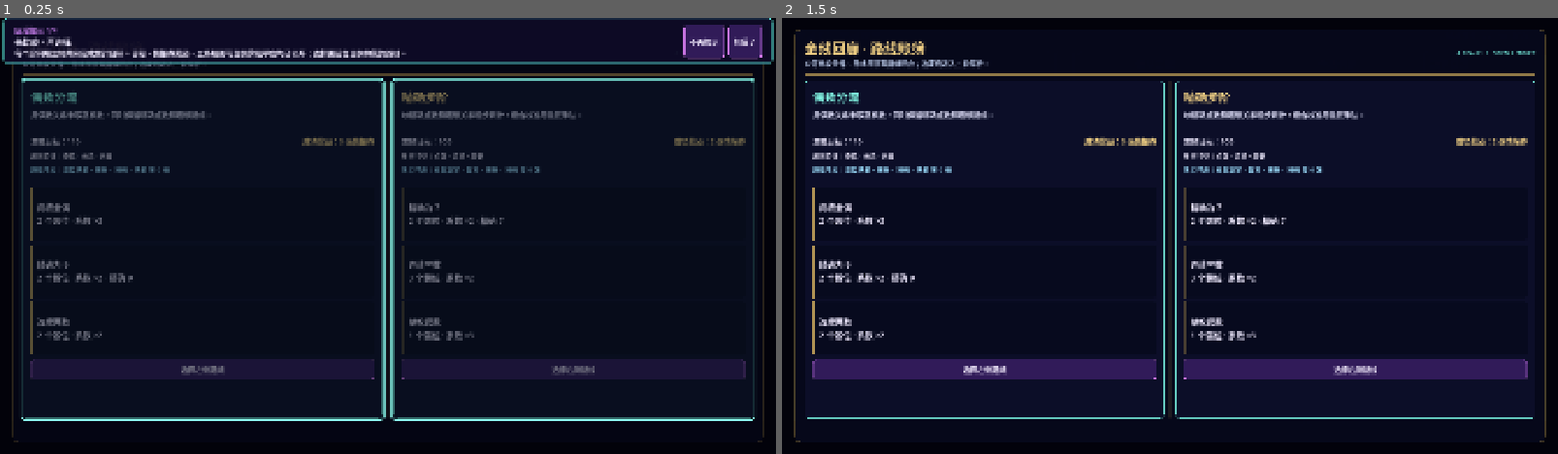
Above: before the commit, frames 1-2 (left to right).
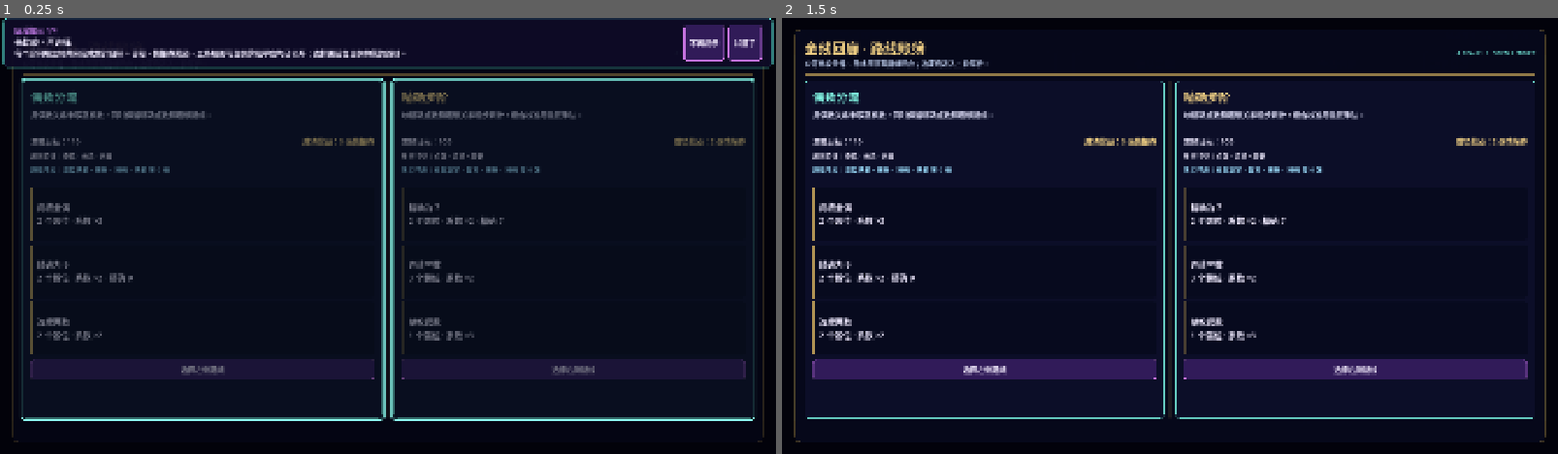
Above: after the commit, the same moments.

Repository: ljq0421/ProjectJoker
Game: Godot game, scene res://scenes/run/gold_corridor_run_screen.tscn
Two runs of this game, one before a commit and one after it. Both use one fixed random seed, a clock stepped at 60 frames per second and the inputs below. This scene is started directly instead of the project's main scene.
Inputs:
- Up to frame 1 (0.25 s): no input
- Up to frame 2 (1.5 s): click "不再提示" at 0.5 s; click "重看引导" at 1.25 s

The runs differ from the first frame. In frame 1, 1.5% of the frame differs, in the area x 0-100%, y 4-12%; in frame 2, nothing differs.

Commit message:
fix: restore shared guide overlay defaults

Diff:
--- a/scripts/ui/tutorial/iron_abacus_guide_overlay.gd
+++ b/scripts/ui/tutorial/iron_abacus_guide_overlay.gd
@@ -30,8 +30,13 @@
 var _route_rail: HBoxContainer
 var _route_copy: VBoxContainer
 var _route_rail_active := false
+var _standard_card_minimum_size := STANDARD_CARD_MINIMUM_SIZE
+var _standard_margin_constants: Dictionary = {}
+var _standard_title_font_size := 25
+var _standard_layout_captured := false
 
 func _ready() -> void:
+	_capture_standard_card_layout()
 	dismiss_button.pressed.connect(dismiss_all)
 	acknowledge_button.pressed.connect(acknowledge_current)
 	close_card()
@@ -204,15 +209,9 @@
 	var rail_width: float = maxf(size.x - ROUTE_RAIL_MARGIN * 2.0, 1.0)
 	card.custom_minimum_size = Vector2(rail_width, 0.0)
 	var rail_height: float = card.get_combined_minimum_size().y
-	if rail_height > top_clearance - ROUTE_RAIL_TOP:
-		push_error(
-			"Gold Corridor route guide rail cannot fit above focus targets: "
-			+ "height=%s clearance=%s" % [rail_height, top_clearance]
-		)
-		return
 	_set_card_rect(Rect2(
 		Vector2(ROUTE_RAIL_MARGIN, ROUTE_RAIL_TOP),
-		Vector2(rail_width, rail_height)
+		Vector2(rail_width, minf(rail_height, top_clearance - ROUTE_RAIL_TOP))
 	))
 
 func _activate_route_rail() -> void:
@@ -230,6 +229,7 @@
 	_move_to_parent(title_label, _route_copy)
 	_move_to_parent(instruction_label, _route_copy)
 	_move_to_parent(actions, _route_rail)
+	_move_to_parent(content, self)
 	content.visible = false
 	_route_rail.visible = true
 	_route_rail_active = true
@@ -255,13 +255,15 @@
 	card.offset_bottom = rect.end.y
 
 func _restore_standard_card_layout() -> void:
-	if not is_instance_valid(card):
+	if not is_instance_valid(card) or not _standard_layout_captured:
 		return
 	if _route_rail_active:
 		_move_to_parent(progress_label, content)
 		_move_to_parent(title_label, content)
 		_move_to_parent(instruction_label, content)
 		_move_to_parent(actions, content)
+		_move_to_parent(content, margins)
+		margins.move_child(content, 0)
 		content.move_child(progress_label, 0)
 		content.move_child(title_label, 1)
 		content.move_child(instruction_label, 2)
@@ -270,12 +272,27 @@
 		content.visible = true
 		_route_rail.visible = false
 		_route_rail_active = false
-	card.custom_minimum_size = STANDARD_CARD_MINIMUM_SIZE
-	margins.remove_theme_constant_override("margin_left")
-	margins.remove_theme_constant_override("margin_top")
-	margins.remove_theme_constant_override("margin_right")
-	margins.remove_theme_constant_override("margin_bottom")
-	title_label.remove_theme_font_size_override("font_size")
+	card.custom_minimum_size = _standard_card_minimum_size
+	for margin_name in _standard_margin_constants:
+		margins.add_theme_constant_override(
+			margin_name,
+			int(_standard_margin_constants[margin_name])
+		)
+	title_label.add_theme_font_size_override("font_size", _standard_title_font_size)
+
+func _capture_standard_card_layout() -> void:
+	_standard_card_minimum_size = card.custom_minimum_size
+	for margin_name in [
+		"margin_left",
+		"margin_top",
+		"margin_right",
+		"margin_bottom",
+	]:
+		_standard_margin_constants[margin_name] = margins.get_theme_constant(
+			margin_name
+		)
+	_standard_title_font_size = title_label.get_theme_font_size("font_size")
+	_standard_layout_captured = true
 
 func _overlap_area(candidate: Rect2, target_rects: Array[Rect2]) -> float:
 	var total := 0.0
--- a/tests/gold_corridor_guide_layout_self_check.gd
+++ b/tests/gold_corridor_guide_layout_self_check.gd
@@ -15,6 +15,7 @@
 	root.content_scale_size = LOGICAL_SIZE
 	root.content_scale_mode = Window.CONTENT_SCALE_MODE_CANVAS_ITEMS
 	root.content_scale_aspect = Window.CONTENT_SCALE_ASPECT_KEEP
+	await _verify_shared_overlay_defaults()
 	for rendered_size in RENDERED_SIZES:
 		await _verify_size(rendered_size)
 	if failures.is_empty():
@@ -24,6 +25,17 @@
 		for failure in failures:
 			push_error(failure)
 		quit(1)
+
+func _verify_shared_overlay_defaults() -> void:
+	var overlay: IronAbacusGuideOverlay = load(
+		"res://scenes/components/iron_abacus_guide_overlay.tscn"
+	).instantiate()
+	root.add_child(overlay)
+	await _settle()
+	_assert_true(not overlay.is_open(), "fresh shared overlay should start closed")
+	_assert_standard_card_style(overlay, "fresh closed shared overlay")
+	overlay.queue_free()
+	await process_frame
 
 func _verify_size(rendered_size: Vector2i) -> void:
 	root.size = rendered_size
@@ -190,7 +202,43 @@
 		Control.MOUSE_FILTER_IGNORE,
 		"%s %s close should restore ignored background input" % [size_label, checkpoint_id]
 	)
-	await process_frame
+	_assert_standard_card_style(
+		overlay,
+		"%s %s close should restore the shared overlay style" % [size_label, checkpoint_id]
+	)
+	await process_frame
+
+func _assert_standard_card_style(
+	overlay: IronAbacusGuideOverlay,
+	label: String
+) -> void:
+	var margins: MarginContainer = overlay.get_node("GuideCard/Margins")
+	var title: Label = overlay.get_node("%GuideTitle")
+	for margin_name in [
+		"margin_left",
+		"margin_top",
+		"margin_right",
+		"margin_bottom",
+	]:
+		var expected := 18 if margin_name in ["margin_left", "margin_right"] else 16
+		_assert_equal(
+			margins.get_theme_constant(margin_name),
+			expected,
+			"%s should retain %s" % [label, margin_name]
+		)
+		_assert_true(
+			margins.has_theme_constant_override(margin_name),
+			"%s should retain the scene override for %s" % [label, margin_name]
+		)
+	_assert_equal(
+		title.get_theme_font_size("font_size"),
+		25,
+		"%s should retain the 25px title font" % label
+	)
+	_assert_true(
+		title.has_theme_font_size_override("font_size"),
+		"%s should retain the scene title-font override" % label
+	)
 
 func _approved_targets(
 	screen: GoldCorridorRunScreen,
--- a/tests/stage5_guide_layout_self_check.gd
+++ b/tests/stage5_guide_layout_self_check.gd
@@ -92,6 +92,10 @@
 		overlay.is_open() and overlay.active_checkpoint_id() == checkpoint_id,
 		"%s card should open at %s" % [checkpoint_id, viewport_size]
 	)
+	_assert_standard_overlay_style(
+		overlay,
+		"%s open at %s" % [checkpoint_id, viewport_size]
+	)
 	_assert_true(
 		overlay.get_node("%GuideProgress").text.begins_with("进阶提示 "),
 		"%s old guide should retain the advanced-guide label" % checkpoint_id
@@ -154,6 +158,40 @@
 	_assert_true(
 		focus_layer.get_child_count() == 0,
 		"%s close should remove focus frames" % checkpoint_id
+	)
+	_assert_standard_overlay_style(
+		overlay,
+		"%s close at %s" % [checkpoint_id, viewport_size]
+	)
+
+func _assert_standard_overlay_style(
+	overlay: IronAbacusGuideOverlay,
+	label: String
+) -> void:
+	var margins: MarginContainer = overlay.get_node("GuideCard/Margins")
+	var title: Label = overlay.get_node("%GuideTitle")
+	for margin_name in [
+		"margin_left",
+		"margin_top",
+		"margin_right",
+		"margin_bottom",
+	]:
+		var expected := 18 if margin_name in ["margin_left", "margin_right"] else 16
+		_assert_true(
+			margins.get_theme_constant(margin_name) == expected,
+			"%s should retain %s=%d" % [label, margin_name, expected]
+		)
+		_assert_true(
+			margins.has_theme_constant_override(margin_name),
+			"%s should retain the scene override for %s" % [label, margin_name]
+		)
+	_assert_true(
+		title.get_theme_font_size("font_size") == 25,
+		"%s should retain the 25px title font" % label
+	)
+	_assert_true(
+		title.has_theme_font_size_override("font_size"),
+		"%s should retain the scene title-font override" % label
 	)
 
 func _expected_focus_rect(
